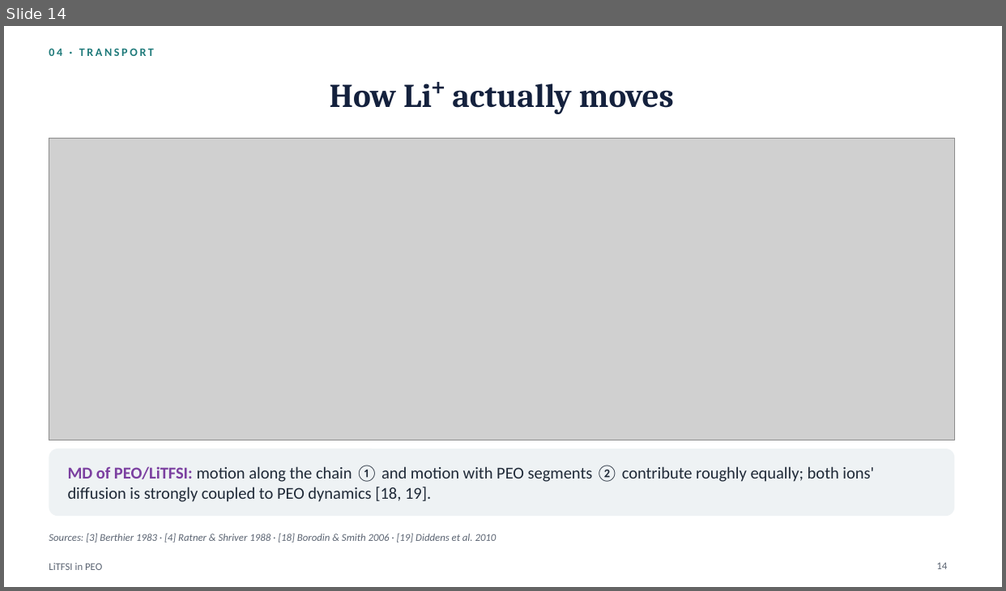
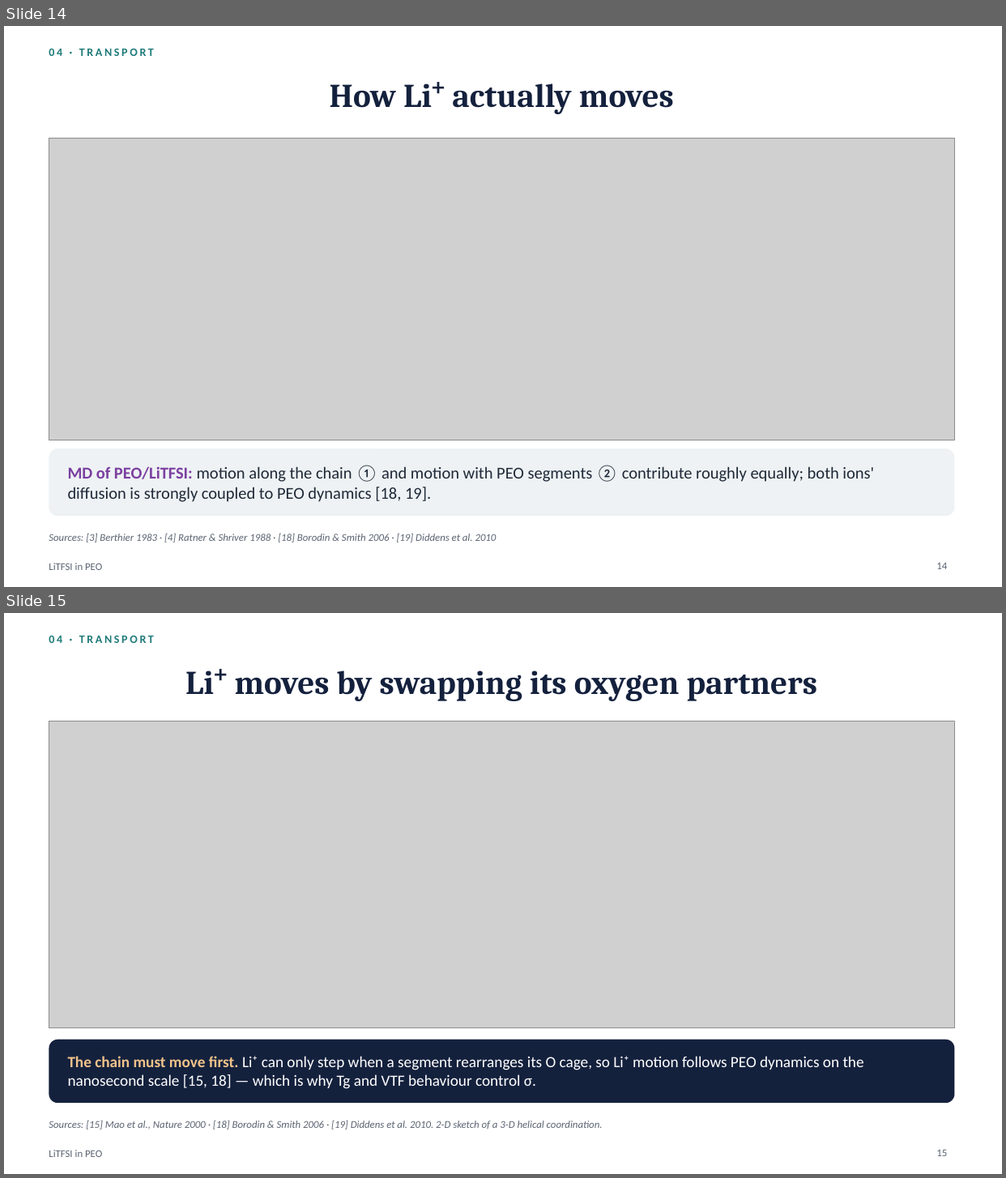
Before and after one commit to zhaoyuw44-lang/Trash, a slide deck: litfsi_peo_ppt/LiTFSI_in_PEO.pptx. Shown one above the other, each under a label of ours: slide 14 before the commit, slides 14 and 15 after it. The pictures are 1006x591 and 1006x1178 pixels, drawn with LibreOffice and Linux fonts; fonts in the diff are those of the drawing; grey boxes stand for pictures. Boxes give left, top, right and bottom in pixels: in the first picture for what was removed or moved away, otherwise in the second. Text is boxed around its words. In the diff, an @@ line names an element or a change of style, - is before the commit and + after.

```diff
--- a/litfsi_peo_ppt/LiTFSI_in_PEO.pptx
+++ b/litfsi_peo_ppt/LiTFSI_in_PEO.pptx
@@ slide 15 added at box(4, 613, 1002, 1174), background #FFFFFF; not listed: 1 template element that a slide beside it also shows @@
@@ text added at box(49, 635, 154, 643), 11 pt, text #1F7A7A, bold @@
+04 · TRANSPORT
@@ title added at box(185, 671, 817, 701), 32 pt, text #14213D, bold @@
+Li⁺ moves by swapping its oxygen partners
@@ picture added at box(49, 722, 955, 1029) @@
@@ rounded rectangle added at box(49, 1040, 955, 1103), fill #14213D @@
@@ text added at box(68, 1056, 864, 1089), 15 pt, text #FFFFFF @@
+The chain must move first. Li⁺ can only step when a segment rearranges its O cage, so Li⁺ motion follows PEO dynamics on the nanosecond scale [15, 18] — which is why Tg and VTF behaviour control σ.
@@ text added at box(49, 1120, 603, 1130), 10 pt, text #5B6472, italic @@
+Sources: [15] Mao et al., Nature 2000 · [18] Borodin & Smith 2006 · [19] Diddens et al. 2010. 2-D sketch of a 3-D helical coordination.
@@ page number added at box(936, 1150, 947, 1157), 10 pt, text #5B6472 @@
+15
```
Also in this commit, not shown: 16 slides changed, 4 other slides added, 7 other files.
